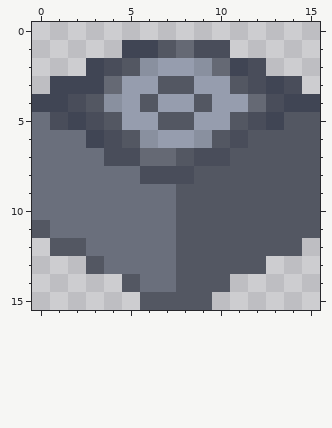
A pixel-art sprite gets an edit: data/img/blocs/pressure-plate-T.png. Above, as it was before the edit.
The file is 64x64 pixels, drawn in blocks of 4x4; one block is one cell here.
After:
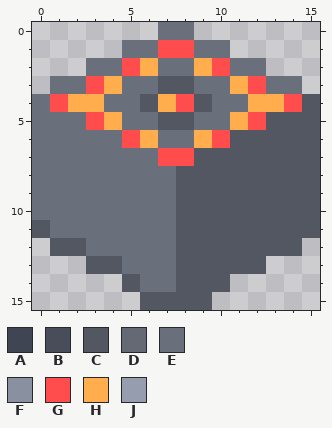
Palette (. is transparent): A #404554  B #494d5a  C #535762  D #656974  E #6a6f7c  F #89909f  G #ff4d4d  H #ffad4d  J #969dae
From old to new:
Changed rows in their new state; - is an unchanged pixel.
first column x 0:
 0 -------EE-------
 1 -----EEGGEE-----
 2 ---EEGHEEHGEE---
 3 -EEGHEE--EEHGEE-
 4 EGHHEE-HG-EEHHGC
 5 -EEGHEE--EEHGC--
 6 ---EEGHEEHGC----
 7 ----EEEGGCC-----
 8 ------EEC-------
first column x 4:
13 C
